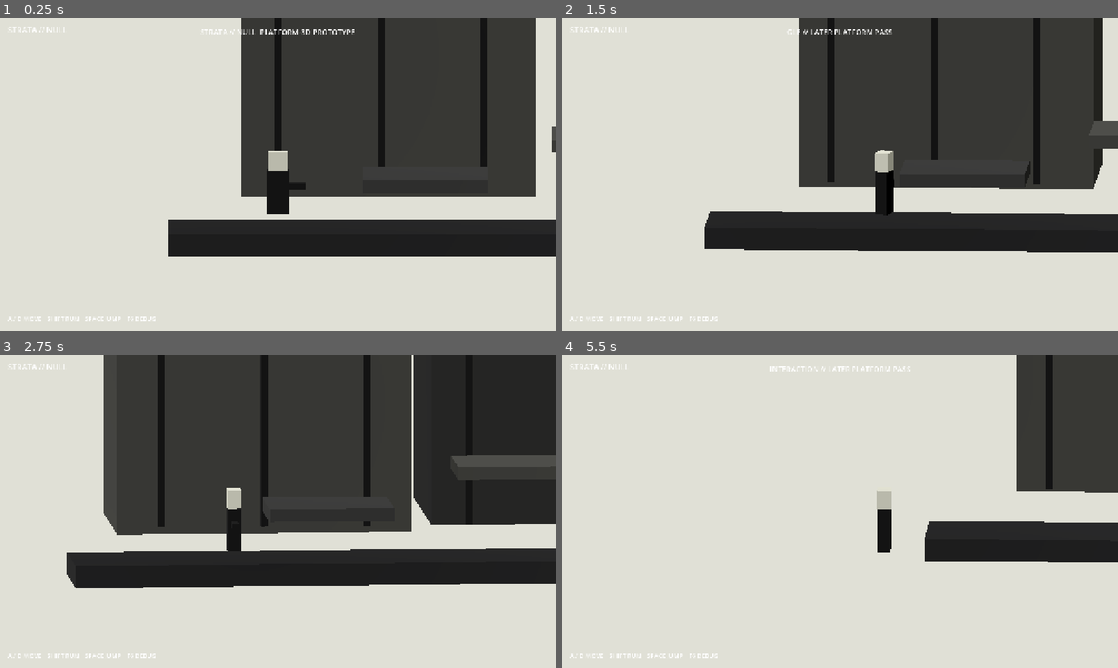
Above: before the commit, frames 1-4 (two rows, left to right).
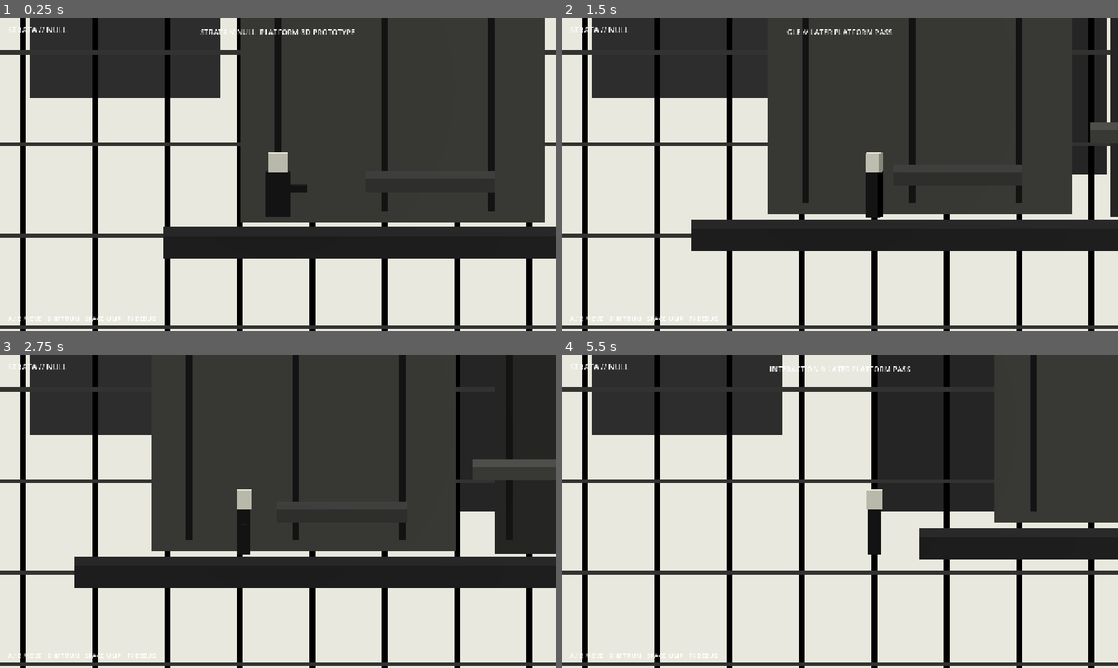
Above: after the commit, the same moments.

Repository: qcimport1337-sketch/STRATA_NULL_BUILD
Game: Godot game, scene res://scenes/main.tscn
The game is run twice, just before and just after one commit, with the same random seed, the same clock (stepped at 60 frames per second) and the same inputs.
Inputs (mouse positions are in pixels of both pictures, inside the frame that each line leads up to):
- Up to frame 1 (0.25 s): no input
- Up to frame 2 (1.5 s): move the mouse to (962, 158) at 0.52 s; hold D (move_right) 0.53-1.28 s; tap F (interact) at 0.6 s; tap Space (jump) at 0.77 s; move the mouse to (728, 190) at 1.27 s; hold A (move_left) from 1.28 s (still down); click (728, 190) at 1.35 s
- Up to frame 3 (2.75 s): tap Space (jump) at 1.52 s; move the mouse to (333, 442) at 2.02 s; release A (move_left) at 2.03 s; hold D (move_right) from 2.03 s (still down); hold Shift (sprint) from 2.03 s (still down)
- Up to frame 4 (5.5 s): move the mouse to (812, 574) at 2.77 s; release Shift (sprint) at 2.78 s; tap F (interact) at 2.85, 5.1 s; tap Space (jump) at 3.02, 3.77, 4.52 s; move the mouse to (1006, 558) at 3.52 s; release D (move_right) at 3.53 s; hold A (move_left) from 3.53 s (still down); click (1006, 558) at 3.6 s; move the mouse to (673, 464) at 4.27 s; tap Shift (sprint) at 4.35 s; move the mouse to (867, 511) at 5.02 s

The runs differ from the first frame. In frame 1, 23% of the frame differs, in the area x 0-100%, y 0-100%; in frame 2, 29%; in frame 3, 22%; in frame 4, 34%.

Commit message:
Keep camera and background as flat manga composition

Diff:
--- a/scripts/camera_rig.gd
+++ b/scripts/camera_rig.gd
@@ -3,14 +3,14 @@
 
 var target: Node3D
 var camera: Camera3D
+var backdrop_root: Node3D
 var plane_tangent := Vector3.RIGHT
 var plane_normal := Vector3.BACK
-var desired_normal := Vector3.BACK
-var follow_height := 1.25
-var camera_distance := 9.0
-var camera_size := 8.5
-var look_ahead := 1.2
-var smooth_speed := 7.5
+var follow_height := 1.30
+var camera_distance := 10.0
+var camera_size := 8.2
+var look_ahead := 0.9
+var current_quadrant := 0
 
 func setup(p_target: Node3D) -> Camera3D:
     target = p_target
@@ -18,10 +18,61 @@
     camera.projection = Camera3D.PROJECTION_ORTHOGONAL
     camera.size = camera_size
     camera.near = 0.05
-    camera.far = 250.0
+    camera.far = 300.0
     add_child(camera)
     camera.current = true
+    _build_flat_backdrop()
     return camera
+
+func _flat_material(c: Color) -> StandardMaterial3D:
+    var m := StandardMaterial3D.new()
+    m.albedo_color = c
+    m.shading_mode = BaseMaterial3D.SHADING_MODE_UNSHADED
+    m.cull_mode = BaseMaterial3D.CULL_DISABLED
+    return m
+
+func _quad(parent: Node3D, pos: Vector3, size: Vector2, c: Color) -> MeshInstance3D:
+    var mi := MeshInstance3D.new()
+    var q := QuadMesh.new()
+    q.size = size
+    mi.mesh = q
+    mi.position = pos
+    mi.material_override = _flat_material(c)
+    parent.add_child(mi)
+    return mi
+
+func _build_flat_backdrop() -> void:
+    backdrop_root = Node3D.new()
+    backdrop_root.name = "MangaBackdrop"
+    camera.add_child(backdrop_root)
+
+    # Everything here lives in camera-local space, so it always remains a literal flat composition.
+    _quad(backdrop_root, Vector3(0,0,-120), Vector2(42,24), Color(0.91,0.91,0.87))
+    _quad(backdrop_root, Vector3(-12,2,-118), Vector2(8,25), Color(0.07,0.07,0.075))
+    _quad(backdrop_root, Vector3(12,1,-118), Vector2(7,24), Color(0.10,0.10,0.105))
+    _quad(backdrop_root, Vector3(-4,7,-117), Vector2(5,10), Color(0.18,0.18,0.18))
+    _quad(backdrop_root, Vector3(4,6,-117), Vector2(6,12), Color(0.15,0.15,0.15))
+
+    for i in range(12):
+        var x := -10.5 + float(i) * 1.9
+        _quad(backdrop_root, Vector3(x,3.0,-116), Vector2(0.16,16.0), Color(0.015,0.015,0.018))
+    for j in range(6):
+        var y := -4.0 + float(j) * 2.4
+        _quad(backdrop_root, Vector3(0,y,-115.5), Vector2(24.0,0.10), Color(0.20,0.20,0.19))
+
+func set_quadrant(index: int) -> void:
+    current_quadrant = posmod(index, 4)
+    match current_quadrant:
+        0:
+            plane_tangent = Vector3.RIGHT
+        1:
+            plane_tangent = Vector3(0,0,-1)
+        2:
+            plane_tangent = Vector3.LEFT
+        3:
+            plane_tangent = Vector3(0,0,1)
+    plane_normal = Vector3(-plane_tangent.z, 0.0, plane_tangent.x).normalized()
+    _snap_to_target()
 
 func set_traversal_plane(tangent: Vector3) -> void:
     var t := tangent
@@ -30,15 +81,25 @@
         return
     t = t.normalized()
     plane_tangent = t
-    desired_normal = Vector3(-t.z, 0.0, t.x).normalized()
+    plane_normal = Vector3(-t.z, 0.0, t.x).normalized()
+    if absf(t.x) > 0.5:
+        current_quadrant = 0 if t.x > 0 else 2
+    else:
+        current_quadrant = 3 if t.z > 0 else 1
+    _snap_to_target()
 
-func _process(delta: float) -> void:
-    if target == null or camera == null:
+func _snap_to_target() -> void:
+    if target == null:
         return
+    var focus := target.global_position + Vector3(0, follow_height, 0)
+    global_position = focus + plane_normal * camera_distance + Vector3(0,0.8,0)
+    look_at(focus, Vector3.UP)
 
-    plane_normal = plane_normal.slerp(desired_normal, clampf(delta * 5.0, 0.0, 1.0)).normalized()
-    var ahead: Vector3 = plane_tangent * look_ahead * signf(target.velocity.dot(plane_tangent))
+func _process(_delta: float) -> void:
+    if target == null:
+        return
+    var travel_sign := signf(target.velocity.dot(plane_tangent))
+    var ahead: Vector3 = plane_tangent * look_ahead * travel_sign
     var focus: Vector3 = target.global_position + Vector3(0, follow_height, 0) + ahead
-    var desired_pos: Vector3 = focus + plane_normal * camera_distance + Vector3(0, 1.1, 0)
-    global_position = global_position.lerp(desired_pos, 1.0 - exp(-smooth_speed * delta))
+    global_position = focus + plane_normal * camera_distance + Vector3(0,0.8,0)
     look_at(focus, Vector3.UP)
